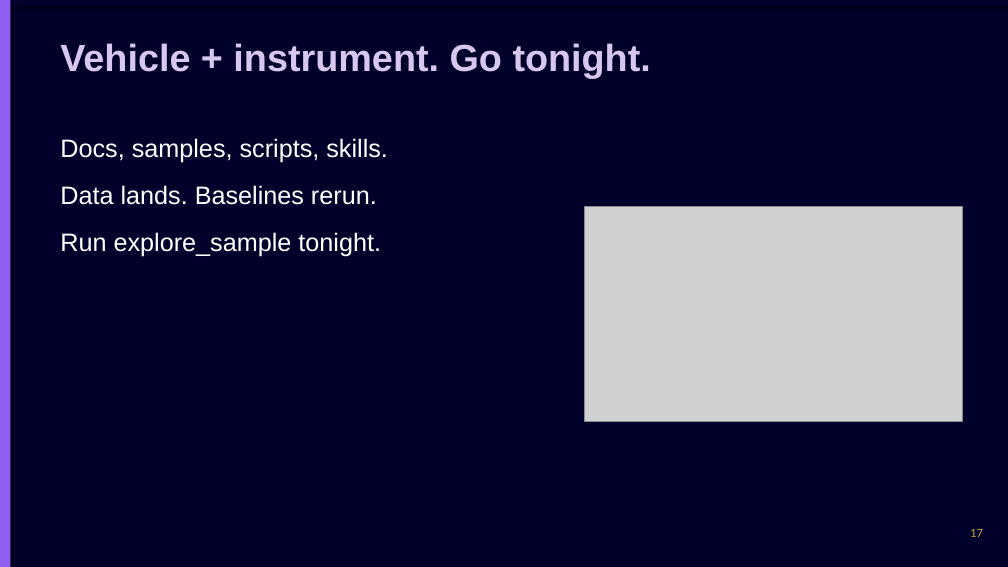
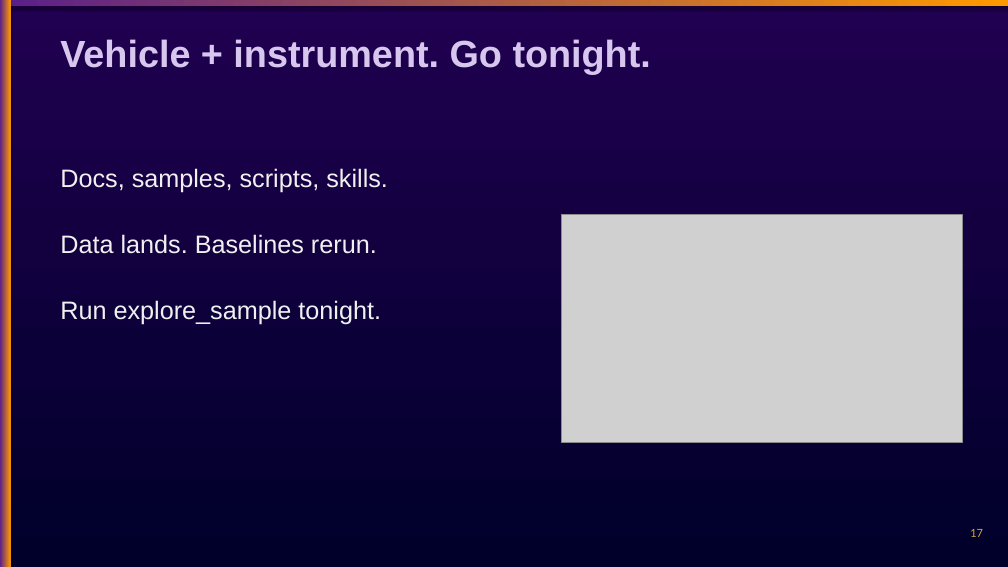
Before and after one commit to chasko-labs/nfl-big-data-bowl-2027, a slide deck: slide 17 of deck/unified.pptx. Drawn at 1008x567 pixels with LibreOffice and Linux fonts; fonts in the diff are those of the drawing; grey boxes stand for pictures. Boxes give left, top, right and bottom in pixels: in the first picture for what was removed or moved away, otherwise in the second. Text is boxed around its words. In the diff, an @@ line names an element or a change of style, - is before the commit and + after.

```diff
--- a/deck/unified.pptx
+++ b/deck/unified.pptx
@@ background #00002A to gradient #00002A to #200050 @@
@@ rectangle at (0,0,1008,6): fill #00002A to gradient #5A1F8A to #FF9900 @@
@@ rectangle at (0,0,11,567): fill #9060F0 to gradient #5A1F8A to #FF9900 @@
@@ text "Vehicle + instrument. Go tonight.": place and size @@
-text "Vehicle + instrument. Go tonight." at (60,43,651,79)
+text "Vehicle + instrument. Go tonight." at (60,39,651,75)
@@ text "Docs, samples, scripts, skills.": place and size @@
-text "Docs, samples, scripts, skills." at (60,138,388,257)
+text "Docs, samples, scripts, skills." at (60,168,388,325)
@@ text "Docs, samples, scripts, skills." at (60,168,388,325): text colour #FFFFFF to #F0F0F0; more space between paragraphs @@
@@ picture: place and size @@
-picture at (585,206,963,422)
+picture at (562,215,963,443)
```
Also in this commit, not shown: 16 other slides changed, 20 other files.
